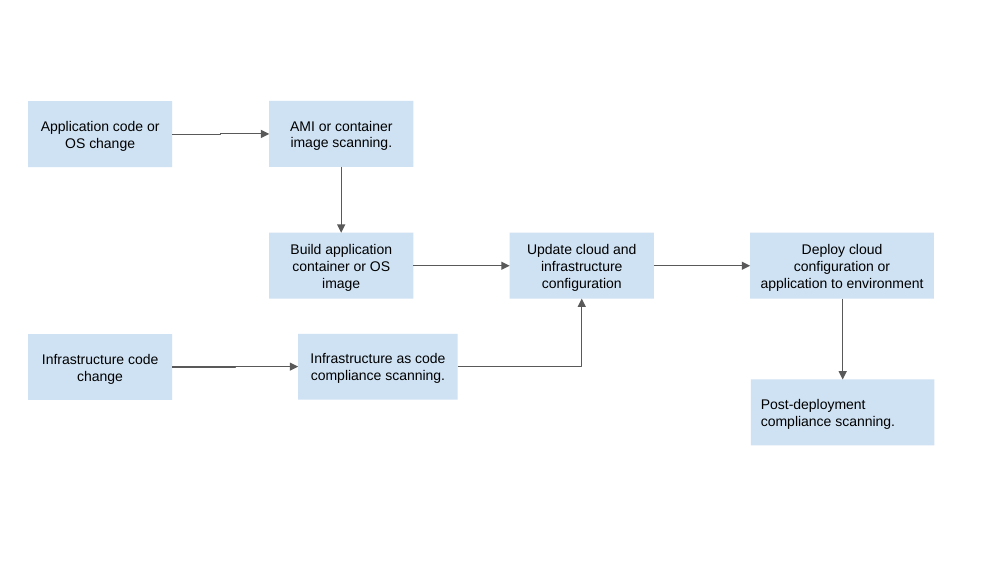
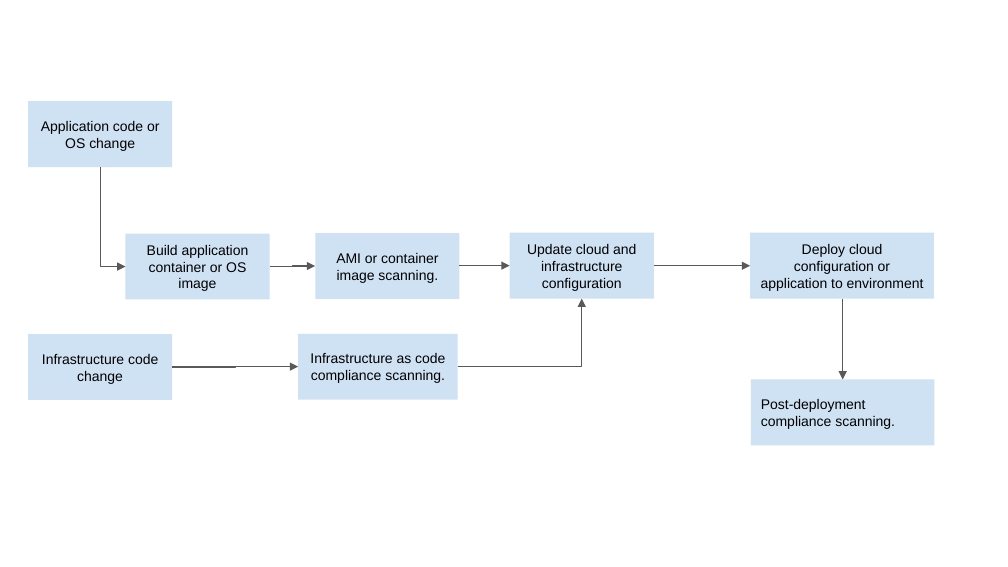
Before and after one commit to vadhri/aws-cloud-arch-labs, a slide deck: slide 1 of aws-cloud-arch/security/DevOpsPipeline.pptx. Drawn at 1008x567 pixels with LibreOffice and Linux fonts; fonts in the diff are those of the drawing. Boxes give left, top, right and bottom in pixels: in the first picture for what was removed or moved away, otherwise in the second. Text is boxed around its words. In the diff, an @@ line names an element or a change of style, - is before the commit and + after.

Commit message:
Update devopspipeline
Update devopspipeline

```diff
--- a/aws-cloud-arch/security/DevOpsPipeline.pptx
+++ b/aws-cloud-arch/security/DevOpsPipeline.pptx
@@ elbow arrow removed from (172, 134) to (269, 134) @@
@@ elbow arrow moved from (342, 167) - (342, 233) to (100, 167) - (125, 266) @@
@@ rectangle "Build application container or OS ...": place and size @@
-rectangle "Build application container or OS ..." at <box>269,233,413,298</box>
+rectangle "Build application container or OS ..." at <box>125,234,269,299</box>
@@ rectangle "AMI or container image scanning.": place and size @@
-rectangle "AMI or container image scanning." at <box>269,101,413,166</box>
+rectangle "AMI or container image scanning." at <box>316,233,460,298</box>
@@ elbow arrow moved from (413, 266) - (510, 266) to (269, 266) - (316, 266) @@
@@ elbow arrow added from (460, 266) to (510, 266), #595959 0.75 pt @@
```
